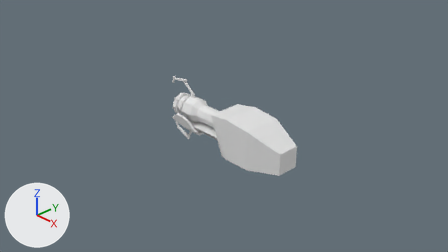
What one commit did to the Blender file models/portaltest_gun.blend.
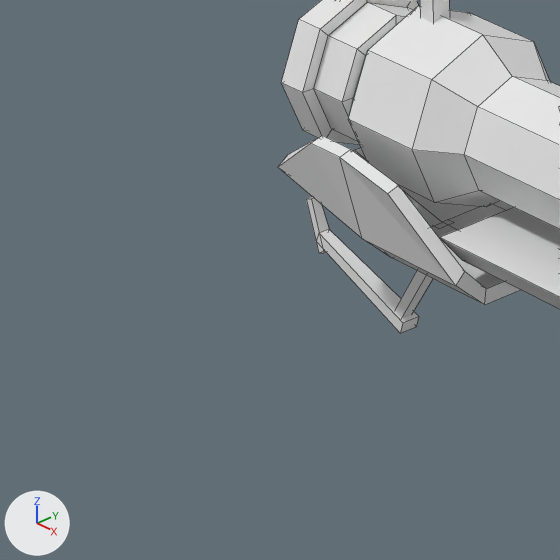
Old and new are each drawn from the file's camera 'Camera' and again close up on the part from 30% to 47% of the width and 38% to 67% of the height. Every picture has the same lights, and +X, +Y and +Z are marked at lower left. The close-ups show mesh edges as thin lines. Materials are left out; every surface is plain grey.

Script lines for the objects in view, before the commit:
```python
me_cube = bpy.data.meshes.new('Cube')
me_cube.from_pydata(...)  # 260 vertices, 213 faces; spans x -0.37..0.37, y -1.43..1.56, z -0.7..0.53
me_cube.materials.append(mat_material)
ob_cube = bpy.data.objects.new('Cube', me_cube)
ob_cube.location = (0.0, 0.0, 0.0)
ob_cube.rotation_euler = (0.0, 0.0, -1.571)  # degrees (0, 0, -90)
```
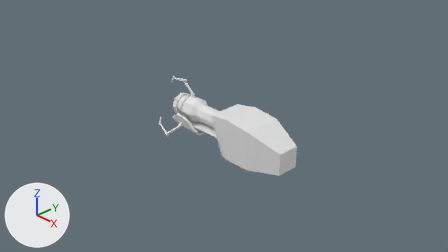
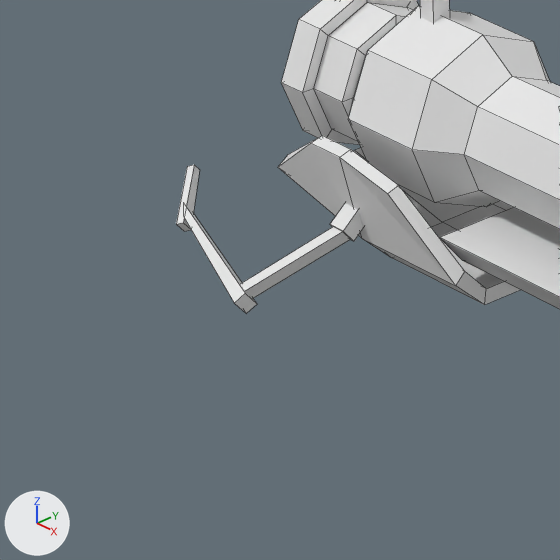
Location of each change, [x1, y1, x2, y2] in pixels of the close-ups (560 x 560 px):
'Cube', reshaped: before [278, 0, 560, 333]; after [176, 0, 560, 313]
part 1 of me_cube, built on: before [306, 197, 432, 333]; after [176, 165, 363, 313]

Patch to the scene script:
```diff
--- a/models/portaltest_gun.blend.py
+++ b/models/portaltest_gun.blend.py
@@ me_cube @@
 # used by ob_cube; location = (0.0, 0.0, 0.0); rotation_euler = (0.0, 0.0, -1.571), in degrees (0, 0, -90)
-me_cube.from_pydata(...)  # 260 vertices, 213 faces; spans x -0.37..0.37, y -1.43..1.56, z -0.7..0.53
+me_cube.from_pydata(...)  # 292 vertices, 234 faces; spans x -0.56..0.56, y -1.47..1.56, z -0.47..0.53
+# me_cube part 1
+# 4 vertices in x -0.03..-0.02, y -0.87..-0.82, z -0.41 move by (0.33, 0.0, 0.13)
+# 28 vertices move from x -0.03..0.03, y -1.37..-0.82, z -0.7..-0.34 to x 0.25..0.56, y -1.43..-0.82, z -0.47..-0.2
+# 24 vertices are added at x -0.56..-0.25, y -1.36..-0.82, z -0.47..-0.2
+# 15 new faces join them
```
